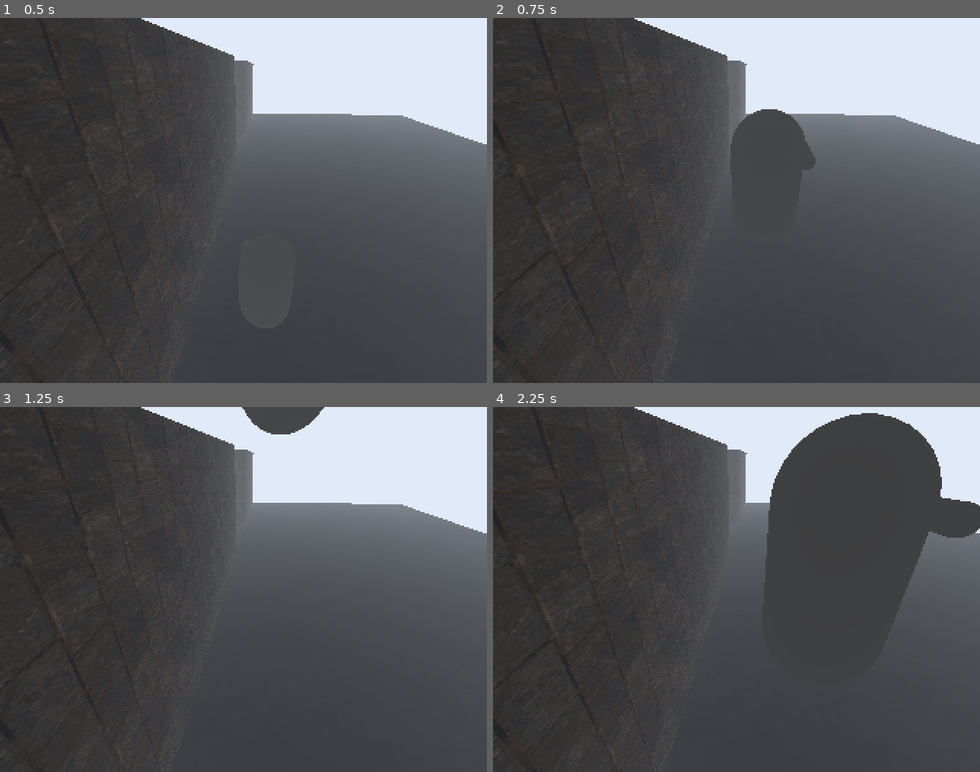
Above: before the commit, frames 1-4 (two rows, left to right).
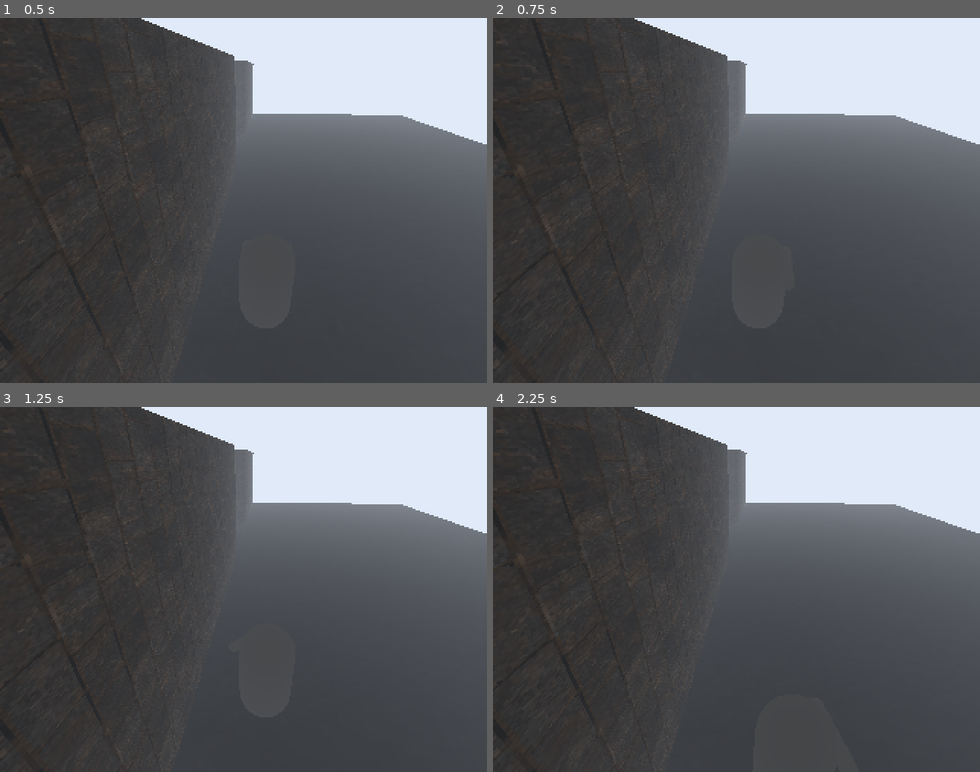
Above: after the commit, the same moments.

Repository: maxrdavidson/demo-disc
Game: Godot game, scene res://DarkCity/Scenes/City1.tscn
Same seed, same stepped clock (60 frames per second), same inputs: the game is played once before the commit and once after it.
Inputs:
- Up to frame 1 (0.5 s): no input
- Up to frame 2 (0.75 s): tap Enter (ui_accept) at 0.5, 0.6 s; hold D (move_right) from 0.53 s (still down)
- Up to frame 3 (1.25 s): keep holding D (move_right); tap Enter (ui_accept) at 0.77, 1.07 s
- Up to frame 4 (2.25 s): release D (move_right) at 1.28 s; hold S (move_down) 1.28-2.03 s; tap Shift (run) at 1.35 s; tap Enter (ui_accept) at 1.52, 1.55, 1.82, 2.1 s; hold D (move_right) from 2.03 s (still down)

Frame 1 is identical in both runs. In frame 2, 2.4% of the frame differs, in the area x 48-67%, y 25-43%; in frame 3, 0.9%; in frame 4, 15%, in the area x 55-100%, y 1-54%.

Commit message:
Camera Zones broken out into separate scenes

Diff:
--- /dev/null
+++ b/DarkCity/Scenes/CameraZone.tscn
@@ -0,0 +1,7 @@
+[gd_scene format=3 uid="uid://dibb4ew33ia"]
+
+[node name="Area1" type="Area3D" unique_id=609419186]
+collision_layer = 17
+
+[node name="Cam" type="Camera3D" parent="." unique_id=701953403]
+transform = Transform3D(0.9965655, -0.040137466, 0.0724306, 0, 0.87467843, 0.48470363, -0.08280826, -0.48303893, 0.87167436, -0.15806955, 4.0364637, 14.160421)
--- a/DarkCity/Scenes/Character.gd
+++ b/DarkCity/Scenes/Character.gd
@@ -4,35 +4,23 @@
 @export var run_speed:int = 250
 @export var turn_speed:int = 8
 var target_velocity = Vector3.ZERO
-var control_offset:int = 0
-var temp_offset = control_offset
 @export var collider: CollisionShape3D
 
 func _ready() -> void:
 	pass
 
 
-func set_offset(_offset):
-	temp_offset = _offset
-
 
 
 
 func _process(delta: float) -> void:
-	if Input.is_action_just_released("move_down") or Input.is_action_just_released("move_up") or Input.is_action_just_released("move_left") or Input.is_action_just_released("move_right"):
-		control_offset = temp_offset
+	pass
 
 func _physics_process(delta: float) -> void:
 
 	if not is_on_floor():
 		velocity += get_gravity() * delta
 
-	# Handle jump.
-	if Input.is_action_just_pressed("ui_accept") and is_on_floor():
-		velocity.y = 10
-
-	# Get the input direction and handle the movement/deceleration.
-	# As good practice, you should replace UI actions with custom gameplay actions.
 	var input_dir := Input.get_vector("move_left", "move_right", "move_up", "move_down").normalized()
 
 	rotation.y -= input_dir.x * turn_speed * delta
--- a/DarkCity/Scenes/City1.tscn
+++ b/DarkCity/Scenes/City1.tscn
@@ -4,6 +4,7 @@
 [ext_resource type="Script" uid="uid://b8vjymm5vla2x" path="res://DarkCity/Scenes/Main.gd" id="1_numeb"]
 [ext_resource type="PackedScene" uid="uid://r04dkhdog5xx" path="res://DarkCity/Scenes/Character.tscn" id="2_numeb"]
 [ext_resource type="Texture2D" uid="uid://dftm6u561mclt" path="res://DarkCity/Assets/Textures/Horror_Brick_11-128x128.png" id="2_tv5f8"]
+[ext_resource type="PackedScene" uid="uid://dibb4ew33ia" path="res://DarkCity/Scenes/CameraZone.tscn" id="5_l4t2k"]
 
 [sub_resource type="StandardMaterial3D" id="StandardMaterial3D_pax0p"]
 albedo_texture = ExtResource("1_27nht")
@@ -27,13 +28,20 @@
 volumetric_fog_density = 0.001
 volumetric_fog_emission = Color(0.8089983, 0.8089983, 0.8089982, 1)
 
-[sub_resource type="BoxShape3D" id="BoxShape3D_fabgo"]
-size = Vector3(5, 3, 16)
+[sub_resource type="BoxShape3D" id="BoxShape3D_qgai7"]
+size = Vector3(5, 1, 13)
 
-[node name="City1" type="Node3D" unique_id=271925407 node_paths=PackedStringArray("current_camera", "current_area", "area_cmd")]
+[sub_resource type="BoxShape3D" id="BoxShape3D_r0ovx"]
+size = Vector3(5, 1, 28)
+
+[sub_resource type="BoxShape3D" id="BoxShape3D_d00c2"]
+size = Vector3(11, 1, 12)
+
+[sub_resource type="BoxShape3D" id="BoxShape3D_oiann"]
+size = Vector3(11, 1, 13)
+
+[node name="City1" type="Node3D" unique_id=271925407 node_paths=PackedStringArray("area_cmd")]
 script = ExtResource("1_numeb")
-current_camera = NodePath("Area CMD/Area1/Cam")
-current_area = NodePath("Area CMD/Area1")
 area_cmd = NodePath("Area CMD")
 
 [node name="CharacterBody3D" parent="." unique_id=1898535286 instance=ExtResource("2_numeb")]
@@ -64,25 +72,30 @@
 
 [node name="Area CMD" type="Node3D" parent="." unique_id=1108678608]
 
-[node name="Area1" type="Area3D" parent="Area CMD" unique_id=862289835]
-collision_layer = 17
-metadata/control_offset = 0
+[node name="Area1" parent="Area CMD" unique_id=609419186 instance=ExtResource("5_l4t2k")]
 
-[node name="CollisionShape3D" type="CollisionShape3D" parent="Area CMD/Area1" unique_id=1112807259]
-transform = Transform3D(1, 0, 0, 0, 1, 0, 0, 0, 1, 1, 1, 10.5)
-shape = SubResource("BoxShape3D_fabgo")
+[node name="CollisionShape3D" type="CollisionShape3D" parent="Area CMD/Area1" unique_id=1604194929]
+transform = Transform3D(1, 0, 0, 0, 1, 0, 0, 0, 1, 1, 0, 9)
+shape = SubResource("BoxShape3D_qgai7")
 
-[node name="Cam" type="Camera3D" parent="Area CMD/Area1" unique_id=1383068932]
-transform = Transform3D(0.9965655, -0.040137466, 0.0724306, 0, 0.87467843, 0.48470363, -0.08280826, -0.48303893, 0.87167436, -0.15806955, 4.0364637, 14.160421)
+[node name="Area2" parent="Area CMD" unique_id=1097657966 instance=ExtResource("5_l4t2k")]
+transform = Transform3D(-4.371139e-08, 0, 1, 0, 1, 0, -1, 0, -4.371139e-08, -5, 0, 0)
 
-[node name="Area2" type="Area3D" parent="Area CMD" unique_id=70316431]
-transform = Transform3D(-4.371139e-08, 0, 1, 0, 1, 0, -1, 0, -4.371139e-08, -8, 0, 0)
-collision_layer = 17
-metadata/control_offset = -80
+[node name="CollisionShape3D" type="CollisionShape3D" parent="Area CMD/Area2" unique_id=1351324015]
+transform = Transform3D(1, 0, 0, 0, 1, 0, 0, 0, 1, -1.3918964e-08, 0, 3.5)
+shape = SubResource("BoxShape3D_r0ovx")
 
-[node name="CollisionShape3D" type="CollisionShape3D" parent="Area CMD/Area2" unique_id=1157500327]
-transform = Transform3D(1, 0, 0, 0, 1, 0, 0, 0, 1, -1.3918935e-08, 1, 4.5)
-shape = SubResource("BoxShape3D_fabgo")
+[node name="Area3" parent="Area CMD" unique_id=771898144 instance=ExtResource("5_l4t2k")]
+transform = Transform3D(1, 0, 0, 0, 1, 0, 0, 0, 1, -7.4347515, 0, 0)
 
-[node name="Cam" type="Camera3D" parent="Area CMD/Area2" unique_id=503794952]
-transform = Transform3D(0.99859446, -0.02569002, 0.046359263, 2.4678786e-09, 0.87467843, 0.4847036, -0.053001493, -0.4840224, 0.873449, -0.15806954, 4.0364637, 14.160421)
+[node name="CollisionShape3D2" type="CollisionShape3D" parent="Area CMD/Area3" unique_id=1123609685]
+transform = Transform3D(1, 0, 0, 0, 1, 0, 0, 0, 1, -2, 0, 8.5)
+shape = SubResource("BoxShape3D_d00c2")
+debug_color = Color(0, 0.6, 0.69803923, 0.5921569)
+
+[node name="Area4" parent="Area CMD" unique_id=1418775908 instance=ExtResource("5_l4t2k")]
+transform = Transform3D(-1, 0, -8.742278e-08, 0, 1, 0, 8.742278e-08, 0, -1, 0, 0, 0)
+
+[node name="CollisionShape3D" type="CollisionShape3D" parent="Area CMD/Area4" unique_id=1936765252]
+transform = Transform3D(1, 0, 0, 0, 1, 0, 0, 0, 1, -4.000001, 0, 9)
+shape = SubResource("BoxShape3D_oiann")
--- a/DarkCity/Scenes/Main.gd
+++ b/DarkCity/Scenes/Main.gd
@@ -9,6 +9,8 @@
 	for _area in area_cmd.get_children():
 		if _area is Area3D:
 			_area.body_entered.connect(set_area.bind(_area))
+	current_area = area_cmd.get_node("Area1")
+	current_camera = current_area.get_node("Cam")
 
 func set_area(body:Node3D,area:Area3D):
 	if body is CharacterBody3D and area != current_area:
@@ -17,7 +19,6 @@
 		current_camera.current = false
 		current_camera = area.get_node("Cam")
 		current_camera.current = true
-		body.set_offset(area.get_meta("control_offset",0))
 
 
 # Called every frame. 'delta' is the elapsed time since the previous frame.
